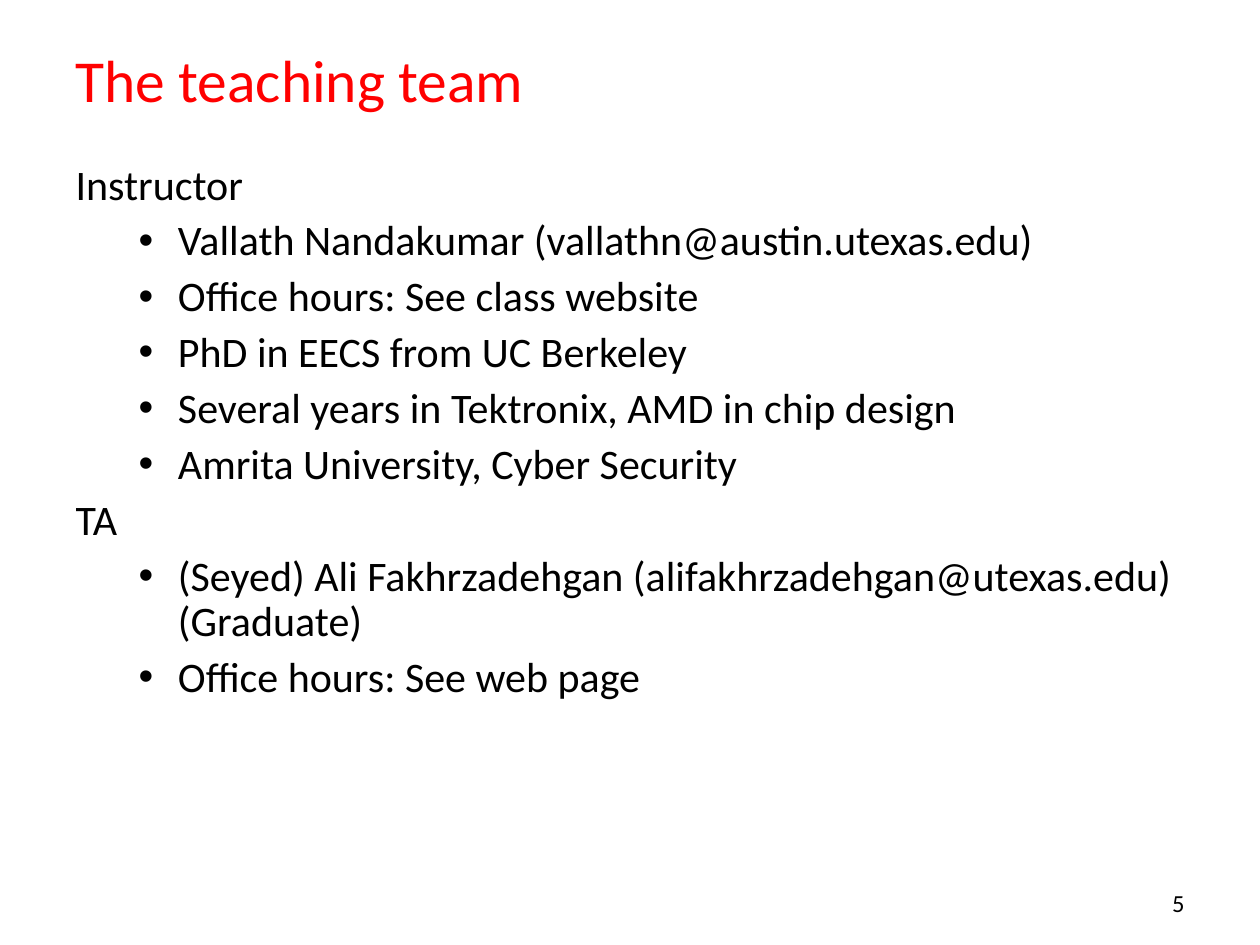
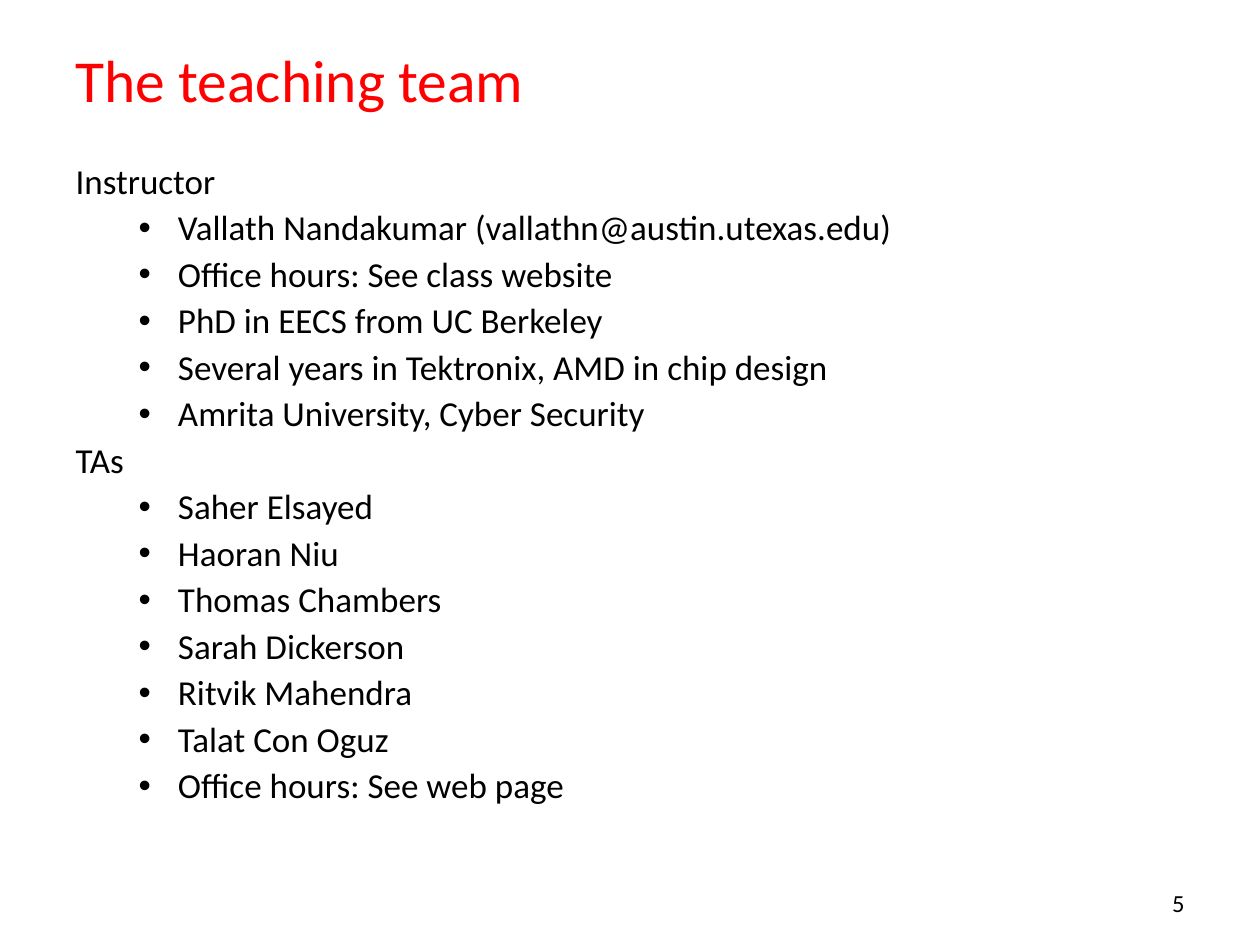
Before and after one commit to vallathn/EE312_Sp23_lectures, a slide deck: slide 5 of day1_intro/ee312-day1-intro.ppt. Drawn at 1260x945 pixels with LibreOffice and Linux fonts; fonts in the diff are those of the drawing. Boxes give left, top, right and bottom in pixels: in the first picture for what was removed or moved away, otherwise in the second. Text is boxed around its words. In the diff, an @@ line names an element or a change of style, - is before the commit and + after.

```diff
--- a/day1_intro/ee312-day1-intro.ppt
+++ b/day1_intro/ee312-day1-intro.ppt
@@ text at [76, 171, 891, 804]: size 24 to 20 pt in "Instructor", "Vallath Nandakumar (vallathn@austin.utexas.edu)", "Office hours: See class website", "PhD in EECS from UC Berkeley" and 3 more places; less space between paragraphs @@
@@ text at [76, 450, 441, 758]: text changed; size 24 to 20 pt @@
-TA
-  • (Seyed) Ali Fakhrzadehgan (alifakhrzadehgan@utexas.edu) (Graduate)
+TAs
+  • Saher Elsayed
+  • Haoran Niu
+  • Thomas Chambers
+  • Sarah Dickerson
+  • Ritvik Mahendra
+  • Talat Con Oguz
```
Also in this commit, not shown: 2 other slides changed, 1 other file.
